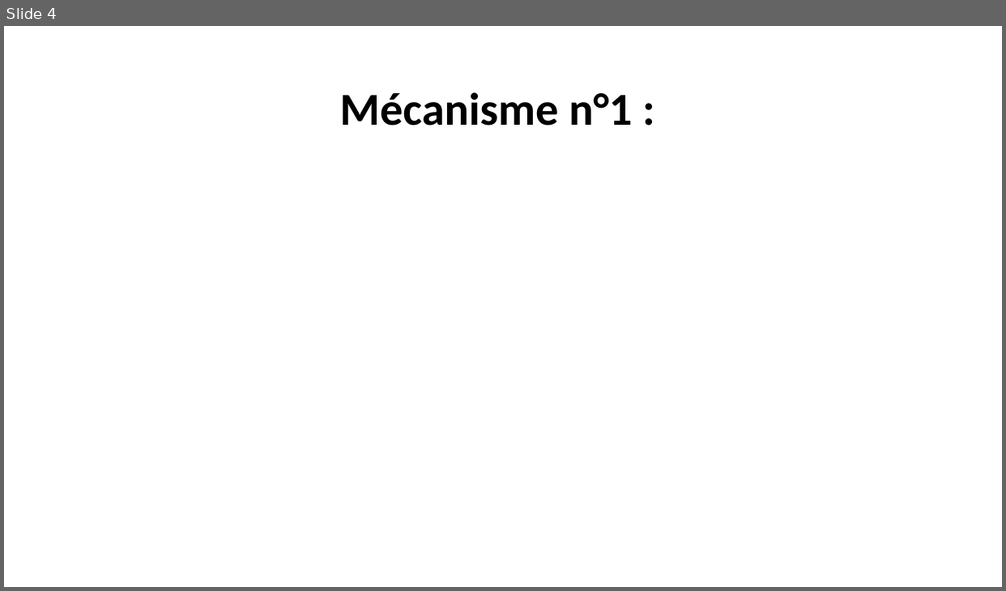
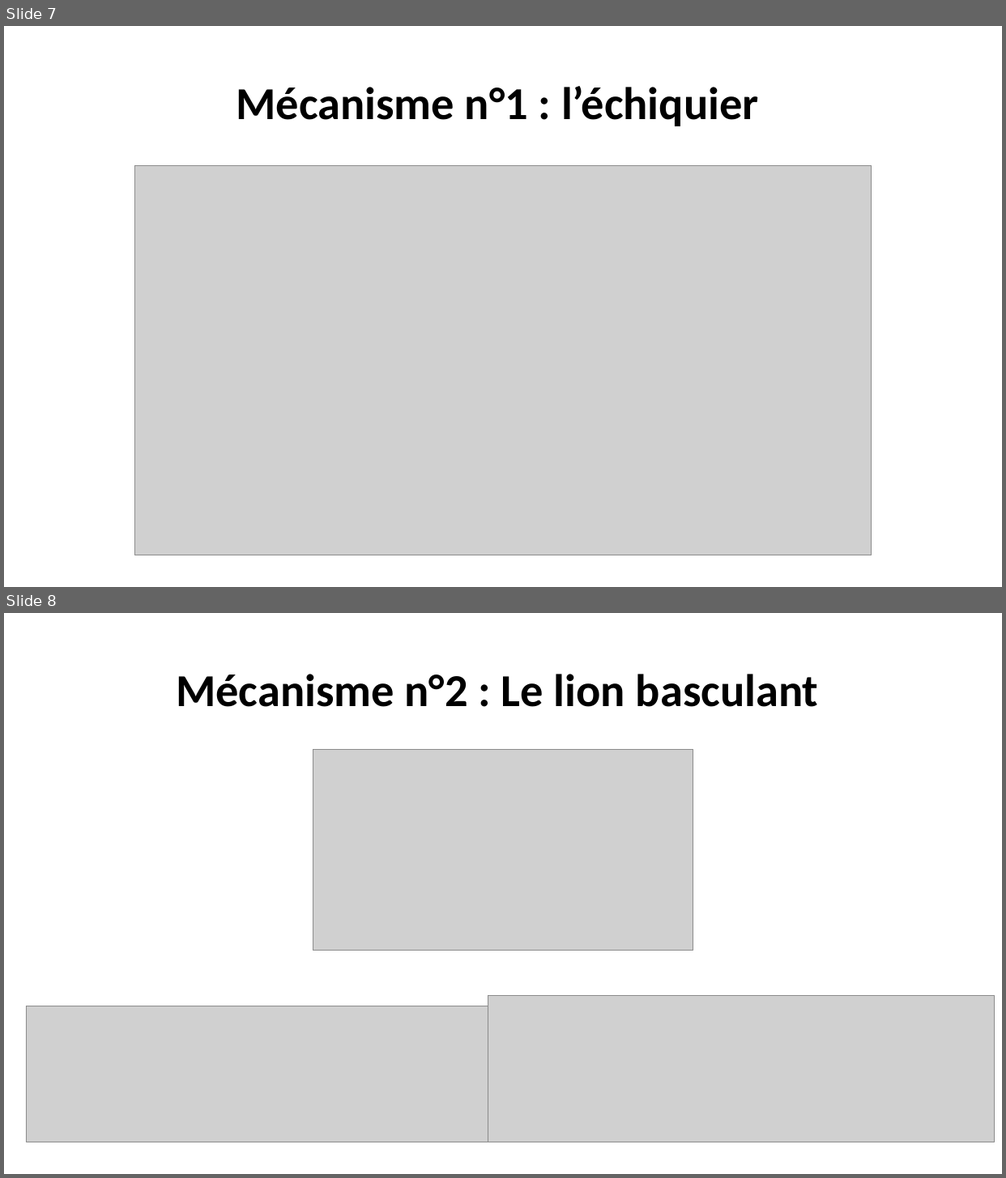
Before and after one commit to corentin-breny/Systeme_Escape_Game_13emePorte, a slide deck: Etudiants/Joshua/PremièreRevueDeProjet.pptx. Shown one above the other, each under a label of ours: slide 4 before the commit, slides 7 and 8 after it. The pictures are 1006x591 and 1006x1178 pixels, drawn with LibreOffice and Linux fonts; fonts in the diff are those of the drawing; grey boxes stand for pictures; background and template pictures are left out. Boxes give left, top, right and bottom in pixels: in the first picture for what was removed or moved away, otherwise in the second. Text is boxed around its words. In the diff, an @@ line names an element or a change of style, - is before the commit and + after.

```diff
--- a/Etudiants/Joshua/PremièreRevueDeProjet.pptx
+++ b/Etudiants/Joshua/PremièreRevueDeProjet.pptx
@@ slide 8 added at box(4, 613, 1002, 1174), background picture (left out) @@
@@ title added at box(176, 674, 818, 707), 44 pt, text #000000, bold @@
+Mécanisme n°2 : Le lion basculant
@@ picture added at box(313, 749, 692, 951) @@
@@ picture added at box(488, 996, 995, 1143) @@
@@ picture added at box(27, 1006, 488, 1142) @@
@@ what was slide 4 is now slide 7 @@
@@ slide 7 changed as well @@
@@ text at box(236, 86, 759, 126): text changed @@
-Mécanisme n°1 :
+Mécanisme n°1 : l’échiquier
@@ picture added at box(134, 165, 871, 555) @@
```
Also in this commit, not shown: 2 other slides changed, 10 other slides added, 1 slide removed, 2 other files.
